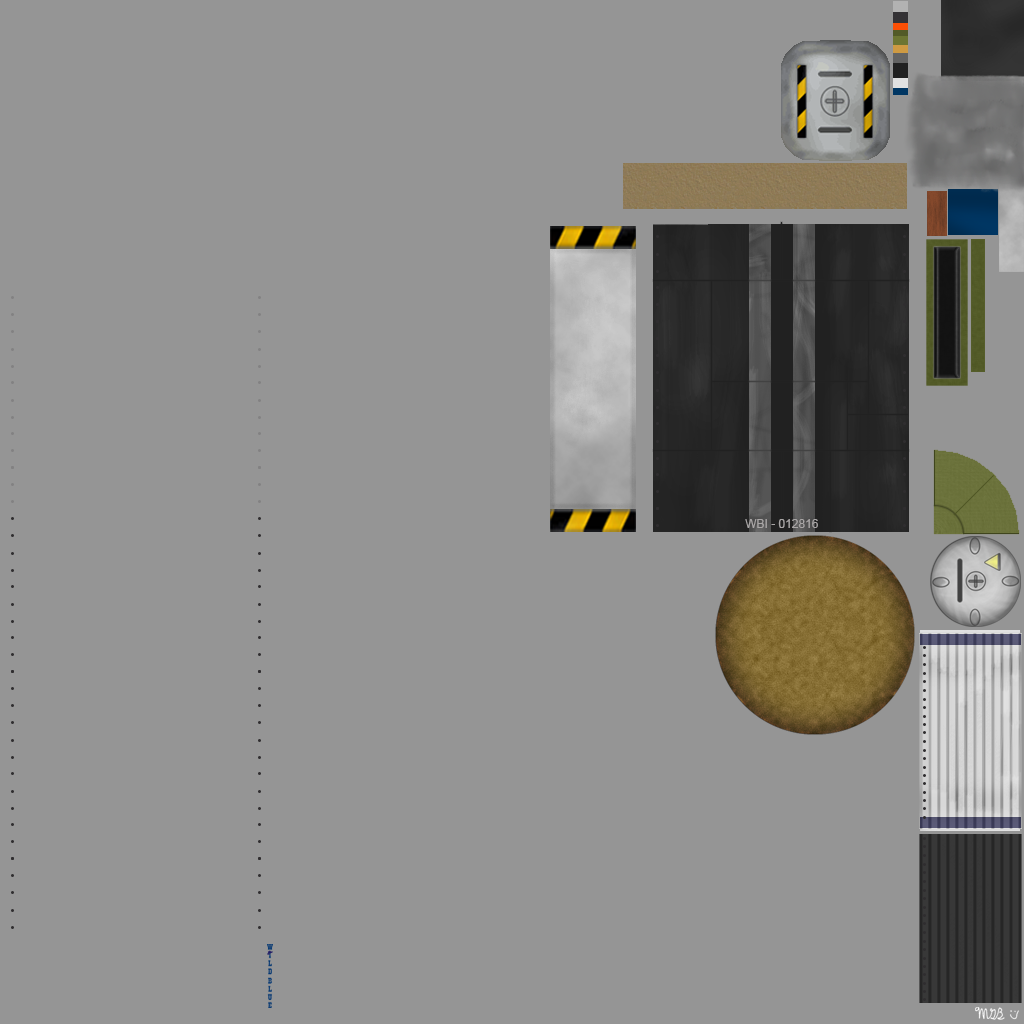
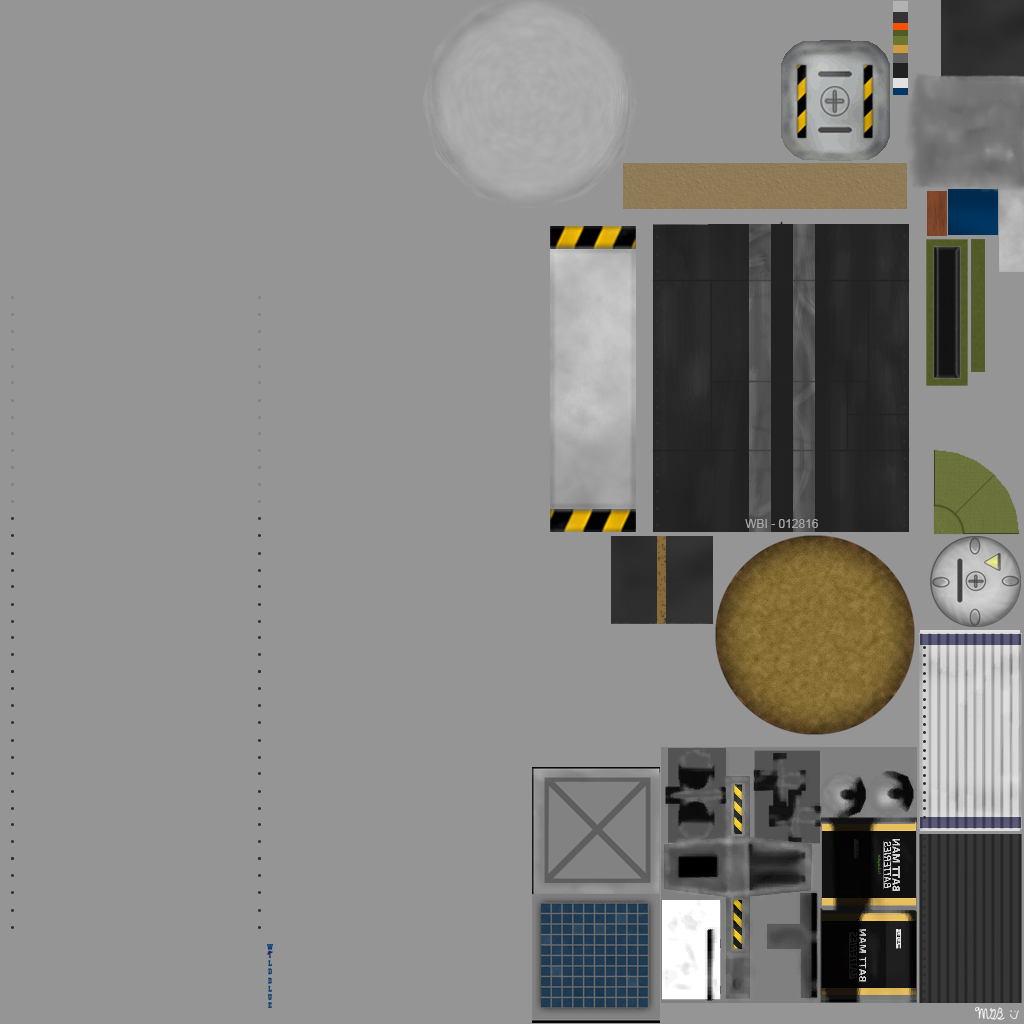
Layer changes from the first w=1024, h=1024 image to the second:
added layer "Battery" above "SolarPanel" over <box>661,747,917,1003</box>
added layer "SolarPanel" above "MPU" over <box>532,767,660,1023</box>
added layer "MPU" above "RCSTank" over <box>611,536,713,624</box>
added layer "RCSTank" above "MOLEPanelLines copy" over <box>423,0,638,208</box>
